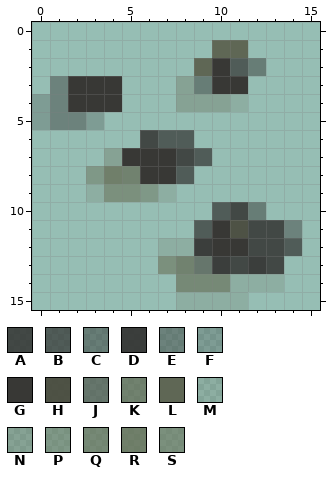
Pixel-art sprite, stored at public/img/coal-deposit.png. Above: the version before the commit.
The file is 16x16 pixels. Pixels under 10% opacity are left out. Colours within 5 levels of each other are drawn and written as one.
Palette (. is transparent): A #333331d9  B #333331b4  C #33333178  D #333332eb  E #36363470  F #37373340  G #383835  H #4c4f42f9  J #4d5045a6  K #616851b3  L #5f6755  M #656a5530  N #666c5557  P #656d5377  Q #656d54a6  R #656d54c5  S #666d5491
After the commit:
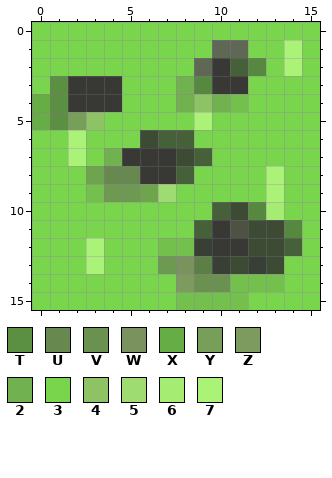
Colours new in this view: T #5b8f41  U #67884f  V #6b9151  W #79925e  X #67ad45  Y #779f59  Z #7d9b5f  2 #71b14f  3 #78d54c  4 #8dc365  5 #9edb70  6 #a5ec73  7 #aaf376
Log entry: Added coal and stone particle
Edits made:
@@ palette @@
-A #333331d9
+A #3d4b35
-B #333331b4
+B #466039
-C #33333178
+C #57883f
-D #333332eb
+D #383f34
-H #4c4f42f9
+H #4d5242
-J #4d5045a6
+J #5c7e47
-M #656a5530
+M #74c04d
-P #656d5377
+P #6fa44f
-S #666d5491
+S #6d9950
@@ x 0..15 @@
- 0 ................
- 1 ..........LL....
- 2 .........LGBC...
- 3 .EGGG...NCGG....
- 4 FEGGG...NNNM....
- 5 FEEF............
- 6 ......ABB.......
- 7 ....NGGGAB......
- 8 ...PRKGGB.......
- 9 ...MSSPM........
-10 ..........BAC...
-11 .........BGHAAE.
-12 .......MMDGGAAB.
-13 .......SKJDADA..
-14 ........QQQMMM..
-15 ........MMMM....
+ 0 3333333333333333
+ 1 3333333333LL3373
+ 2 333333333LGBC373
+ 3 3TGGG3332CGG3333
+ 4 XTGGG333242M3333
+ 5 XTY4333337333333
+ 6 337333ABB3333333
+ 7 33732GGGAB333333
+ 8 333PUUGGB3333733
+ 9 333MSSP533333733
+10 3333333333BAC633
+11 333333333BGHAAC3
+12 3337333MMDGGAAB3
+13 3337333SWJDADA33
+14 33333333ZVVMMM33
+15 33333333MMMM3333
Changed places in both pictures, as pixel boxes (x1, y1, x2, y2):
changed: (32, 22, 320, 310)
